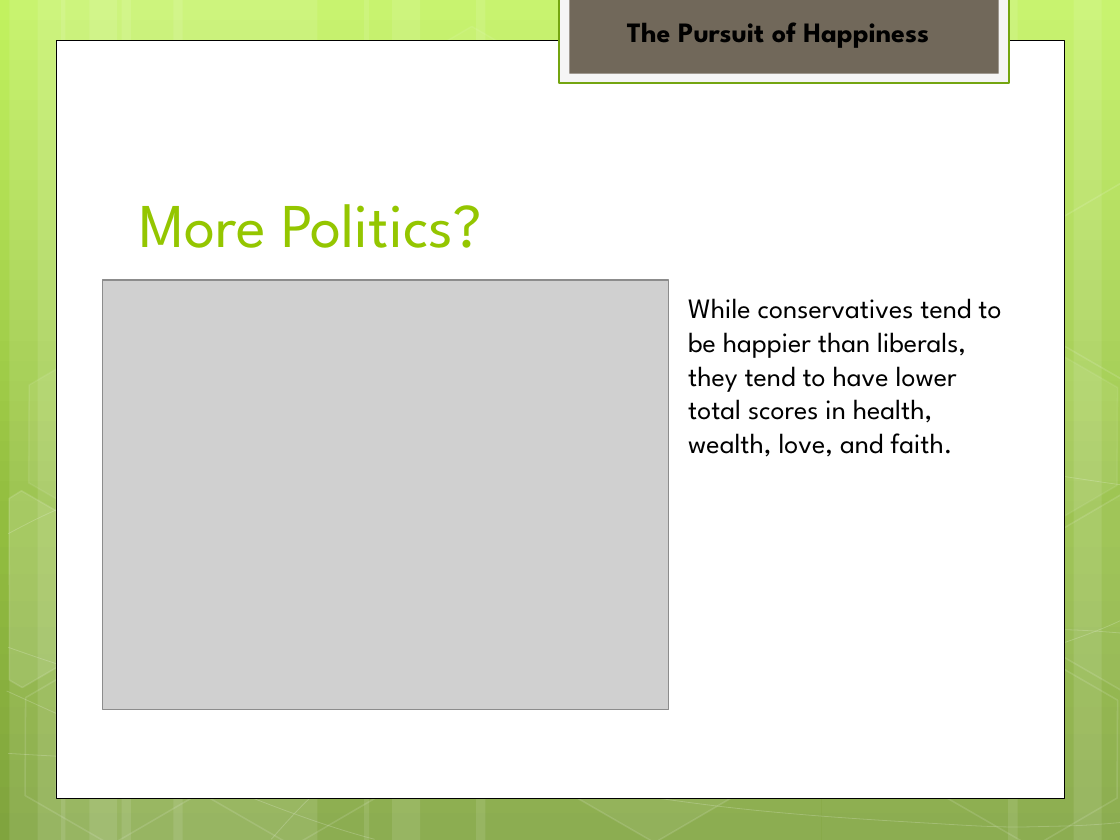
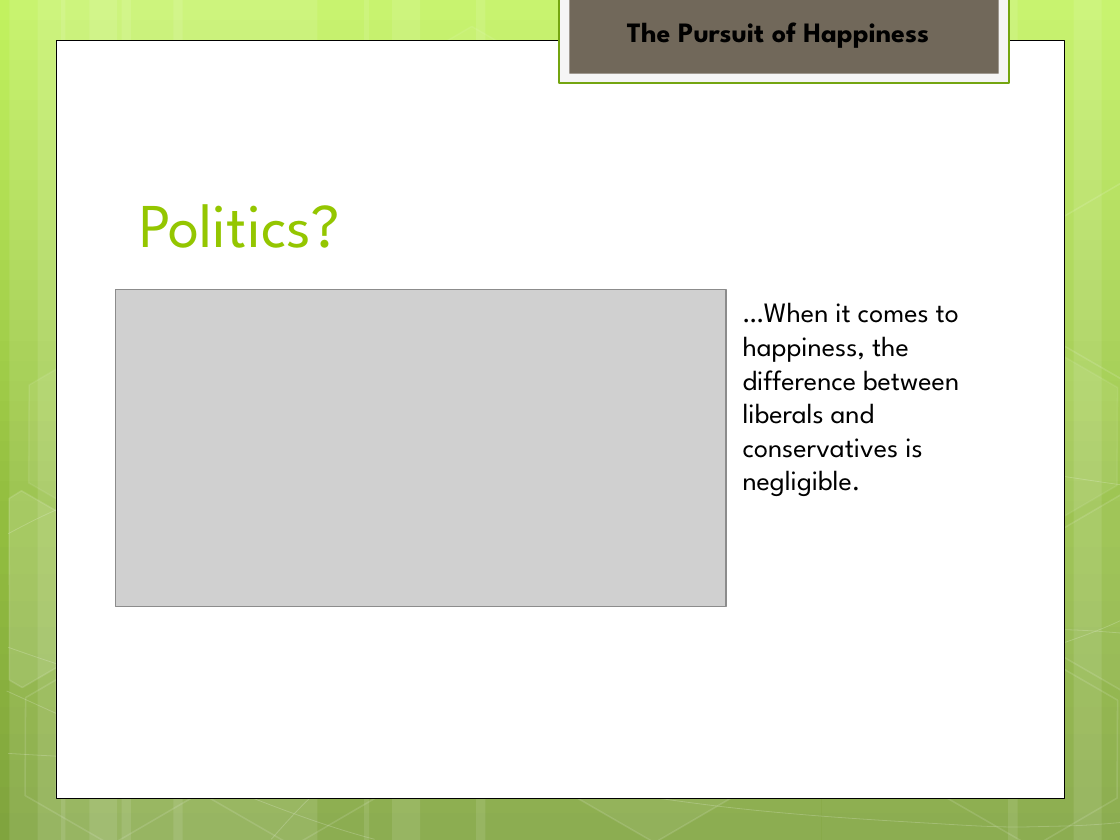
Before and after one commit to jeffbaronp3/BARON_DSC530_TermProject, a slide deck: slide 15 of The Pursuit of Happiness.pptx (slide 13 before the commit). Drawn at 1120x840 pixels with LibreOffice and Linux fonts; fonts in the diff are those of the drawing; grey boxes stand for pictures. Boxes give left, top, right and bottom in pixels: in the first picture for what was removed or moved away, otherwise in the second. Text is boxed around its words. In the diff, an @@ line names an element or a change of style, - is before the commit and + after.

```diff
--- a/The Pursuit of Happiness.pptx
+++ b/The Pursuit of Happiness.pptx
@@ title at (139,204,340,248): text changed @@
-More Politics?
+Politics?
@@ picture: place and size @@
-picture at (103,280,670,710)
+picture at (115,289,726,606)
@@ text at (743,302,959,496): text changed @@
-While conservatives tend to be happier than liberals, they tend to have lower total scores in health, wealth, love, and faith.
+…When it comes to happiness, the difference between liberals and conservatives is negligible.
```
Also in this commit, not shown: 10 other slides changed, 3 slides added, 4 other files.
